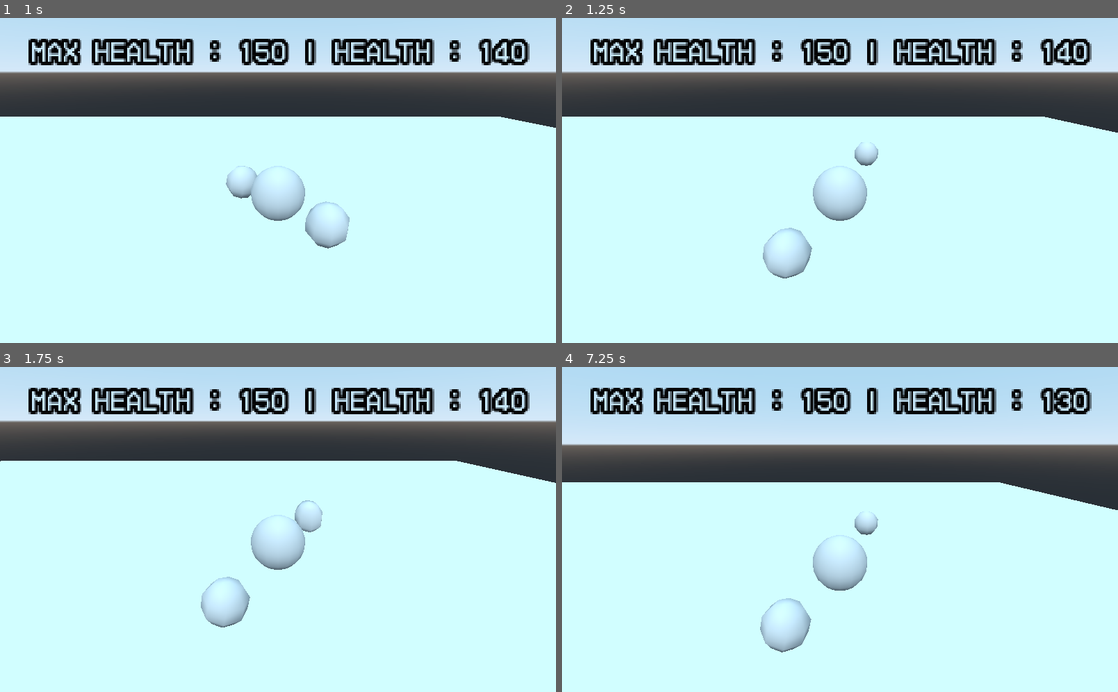
Above: before the commit, frames 1-4 (two rows, left to right).
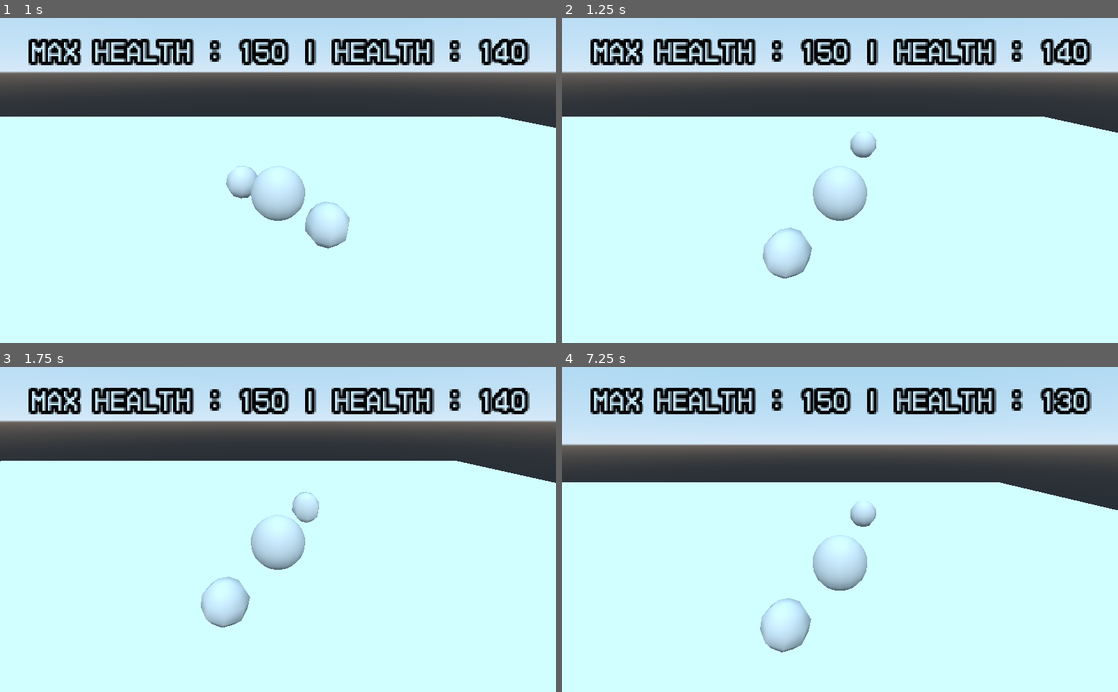
Above: after the commit, the same moments.

Repository: OutOfNet/first-3D-game
Game: Godot game, scene res://scenes/baseplate/Baseplate.tscn
The game is run twice, just before and just after one commit, with the same random seed, the same clock (stepped at 60 frames per second) and the same inputs.
Inputs:
- Up to frame 1 (1 s): hold D (right) from 0.53 s (still down); tap 1 (attack_1) at 0.6 s
- Up to frame 2 (1.25 s): keep holding D (right)
- Up to frame 3 (1.75 s): release D (right) at 1.28 s; hold S (down) from 1.28 s (still down); tap 2 (attack_2) at 1.35 s
- Up to frame 4 (7.25 s): release S (down) at 2.03 s; hold D (right) 2.03-2.78 s; tap one key every 0.75 s from 2.1 s: 3 (attack_3) Space (attack_4) Down (camera_down) Left (camera_left) Right (camera_right) Up (camera_up) 1 (attack_1); hold W (up) 2.78-3.53 s; hold A (left) 3.53-5.03 s; hold S (down) 5.03-5.78 s; hold D (right) 5.78-6.53 s; hold W (up) from 6.53 s (still down)

Frame 1 is identical in both runs. In frame 2, 0.3% of the frame differs, in the area x 51-57%, y 35-46%; in frame 3, 0.4%, in the area x 52-58%, y 38-51%; in frame 4, 0.3%.

Commit message:
Buffed punch.
The punch now has a 25% larger hitbox on arrival and reaches 33% further (yes that's quite a big buff indeed). Also added some stretching to the other hand (this change is purely visual and doesn't affect the attack since the other hand doesn't deal any damage during the punch).

Diff:
--- a/scenes/player/player.tscn
+++ b/scenes/player/player.tscn
@@ -402,7 +402,7 @@
 [sub_resource type="Animation" id=19]
 resource_name = "punch"
 length = 1.35
-step = 0.05
+step = 0.025
 tracks/0/type = "value"
 tracks/0/path = NodePath("head:translation")
 tracks/0/interp = 1
@@ -425,7 +425,7 @@
 "times": PoolRealArray( 0, 0.25, 0.45, 0.6, 1, 1.2 ),
 "transitions": PoolRealArray( 2, 1, 0.25, 1, 3, 0.25 ),
 "update": 0,
-"values": [ Vector3( 1.6, -1, 0 ), Vector3( 1.6, 0, 1.25 ), Vector3( 1.6, 0, 1.25 ), Vector3( 1.6, 0, -6 ), Vector3( 1.6, 0, -6 ), Vector3( 1.6, 0, 1.25 ) ]
+"values": [ Vector3( 1.6, -1, 0 ), Vector3( 1.6, 0, 1.25 ), Vector3( 1.6, 0, 1.25 ), Vector3( 1.6, 0, -8 ), Vector3( 1.6, 0, -8 ), Vector3( 1.6, 0, 1.25 ) ]
 }
 tracks/2/type = "value"
 tracks/2/path = NodePath("hand2:rotation_degrees")
@@ -449,7 +449,7 @@
 "times": PoolRealArray( 0, 0.25, 0.45, 0.5, 0.55, 1.1, 1.15, 1.2 ),
 "transitions": PoolRealArray( 1, 1, 0.5, 1, 1, 1, 1, 0.5 ),
 "update": 0,
-"values": [ Vector3( 1, 1, 1 ), Vector3( 1, 1, 1 ), Vector3( 1, 1, 1 ), Vector3( 1, 1, 2 ), Vector3( 1, 1, 1 ), Vector3( 1, 1, 1 ), Vector3( 1, 1, 2 ), Vector3( 1, 1, 1 ) ]
+"values": [ Vector3( 1, 1, 1 ), Vector3( 1, 1, 1 ), Vector3( 1, 1, 1 ), Vector3( 1.125, 1.125, 2 ), Vector3( 1.25, 1.25, 1.25 ), Vector3( 1.25, 1.25, 1.25 ), Vector3( 1, 1, 2 ), Vector3( 1, 1, 1 ) ]
 }
 tracks/4/type = "value"
 tracks/4/path = NodePath("hand1:translation")
@@ -482,10 +482,10 @@
 tracks/6/imported = false
 tracks/6/enabled = true
 tracks/6/keys = {
-"times": PoolRealArray( 0, 0.05, 0.1, 0.15, 0.45, 1.2 ),
-"transitions": PoolRealArray( 1, 1, 1, 1, 1, 1 ),
-"update": 0,
-"values": [ Vector3( 1, 1, 1 ), Vector3( 1, 1, 1 ), Vector3( 1, 1, 1 ), Vector3( 1, 1, 1 ), Vector3( 1, 1, 1 ), Vector3( 1, 1, 1 ) ]
+"times": PoolRealArray( 0, 0.05, 0.1, 0.15, 0.45, 0.475, 0.5, 1.15, 1.175, 1.2 ),
+"transitions": PoolRealArray( 1, 1, 1, 1, 1, 1, 1, 1, 1, 1 ),
+"update": 0,
+"values": [ Vector3( 1, 1, 1 ), Vector3( 1, 1, 1 ), Vector3( 1, 1, 1 ), Vector3( 1, 1, 1 ), Vector3( 1, 1, 1 ), Vector3( 2, 1, 1 ), Vector3( 1, 1, 1 ), Vector3( 1, 1, 1 ), Vector3( 2, 1, 1 ), Vector3( 1, 1, 1 ) ]
 }
 tracks/7/type = "value"
 tracks/7/path = NodePath("hand2/hitbox:is_active")
